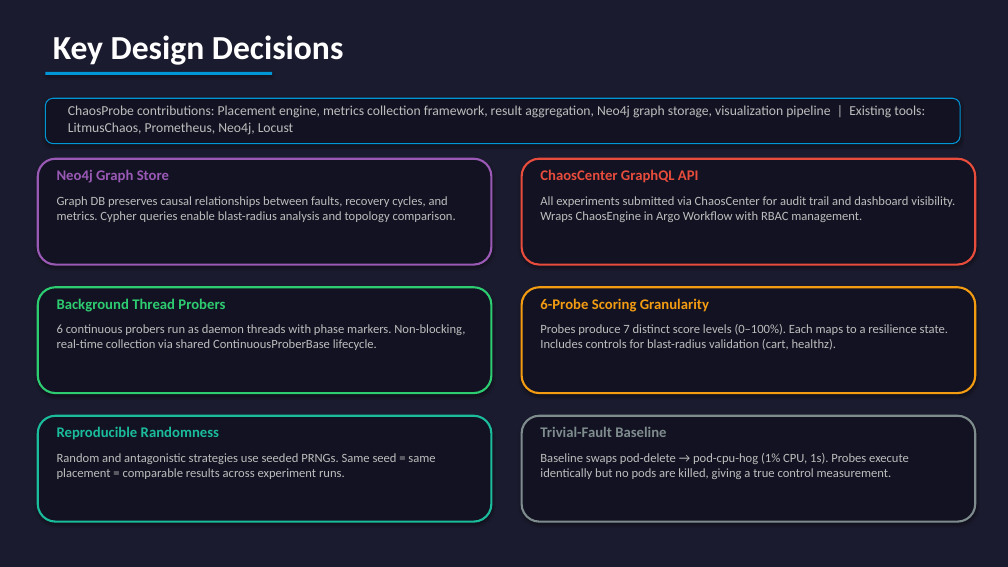
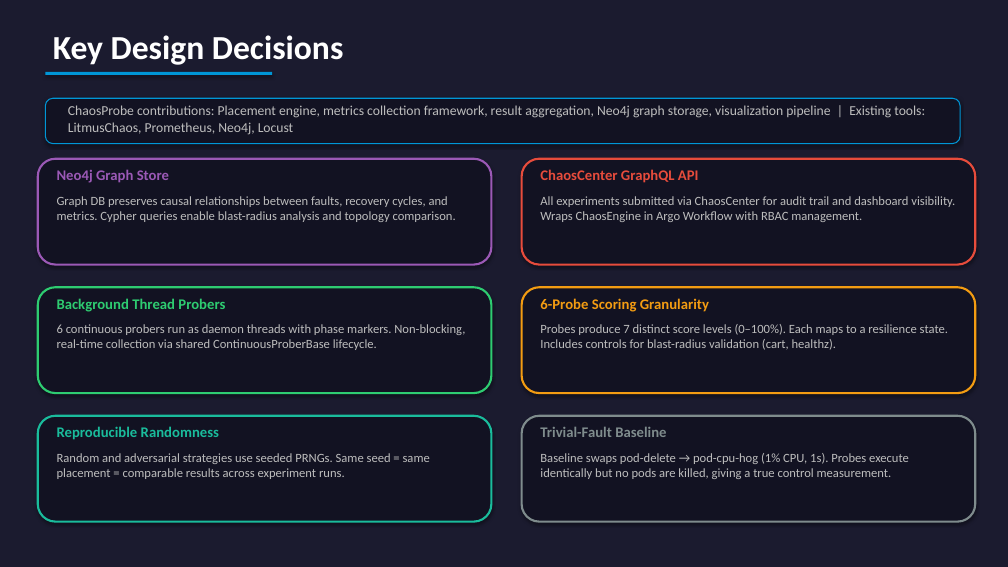
Before and after one commit to yhu02/uva-msc-thesis, a slide deck: slide 6 of ChaosProbe_Presentation.pptx. Drawn at 1008x567 pixels with LibreOffice and Linux fonts; fonts in the diff are those of the drawing. Boxes give left, top, right and bottom in pixels: in the first picture for what was removed or moved away, otherwise in the second. Text is boxed around its words. In the diff, an @@ line names an element or a change of style, - is before the commit and + after.

```diff
--- a/ChaosProbe_Presentation.pptx
+++ b/ChaosProbe_Presentation.pptx
@@ text at bbox=[57, 453, 430, 479]: text changed @@
-Random and antagonistic strategies use seeded PRNGs. Same seed = same placement = comparable results across experiment runs.
+Random and adversarial strategies use seeded PRNGs. Same seed = same placement = comparable results across experiment runs.
```
Also in this commit, not shown: 3 other slides changed, 15 other files.
